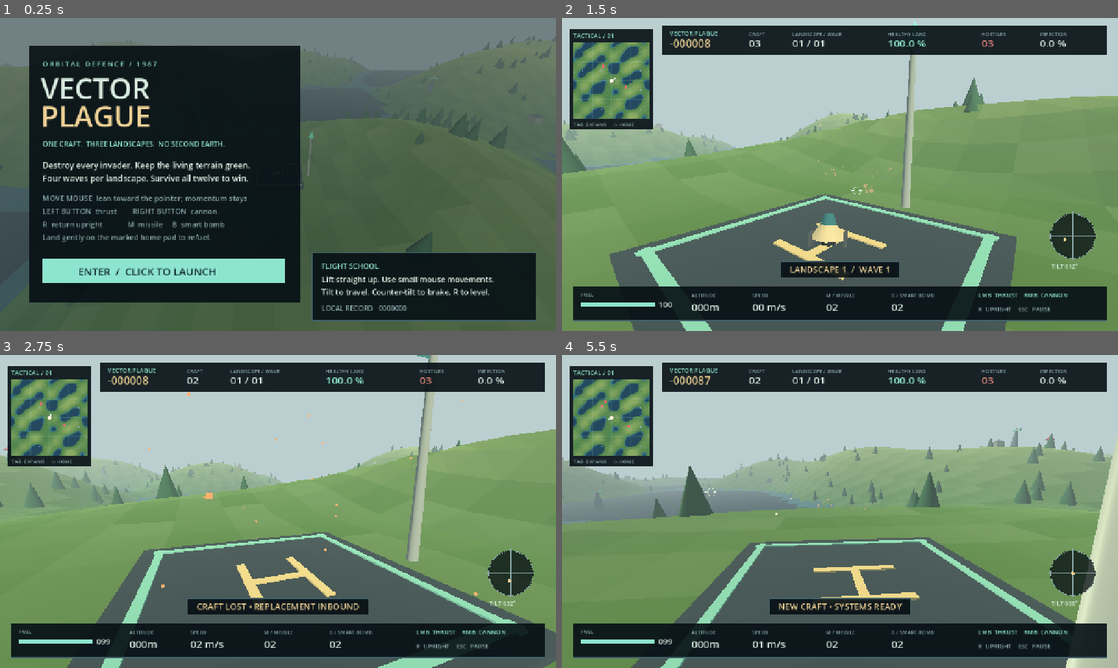
Above: before the commit, frames 1-4 (two rows, left to right).
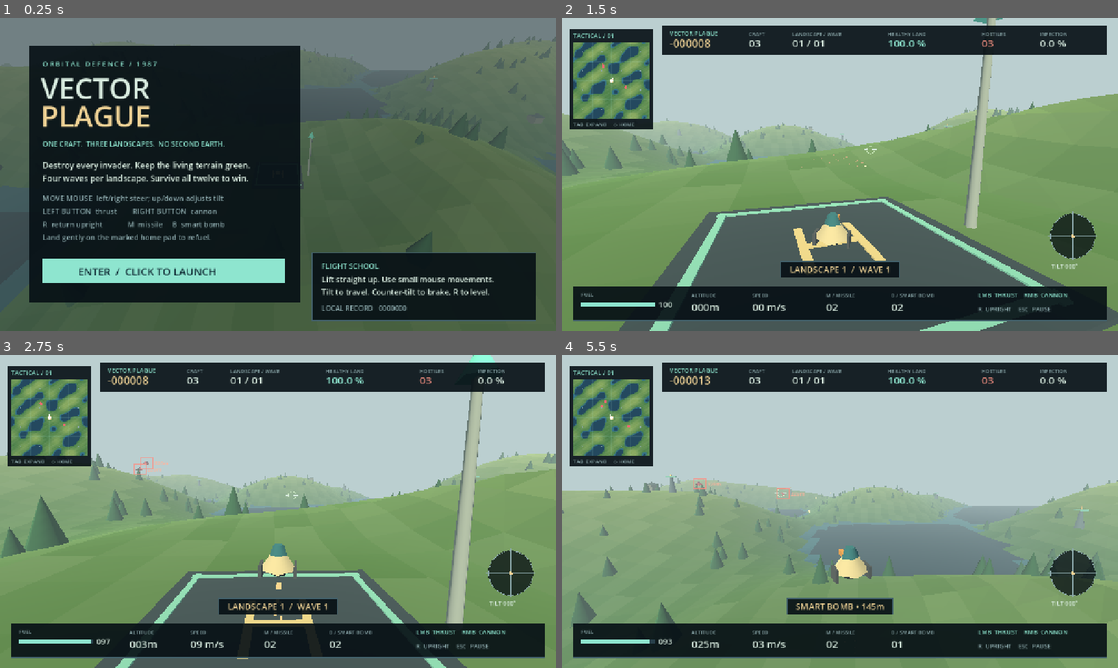
Above: after the commit, the same moments.

Repository: thokem74/V1ru3
Game: Godot game, scene res://scenes/main.tscn
Same seed, same stepped clock (60 frames per second), same inputs: the game is played once before the commit and once after it.
Inputs (mouse positions are in pixels of both pictures, inside the frame that each line leads up to):
- Up to frame 1 (0.25 s): no input
- Up to frame 2 (1.5 s): tap Enter (start) at 0.5 s; move the mouse to (962, 158) at 0.52 s; hold D (right) 0.53-1.28 s; hold Right mouse button (fire) 0.53-1.28 s; tap R (center) at 0.6 s; click (962, 158) at 0.67 s; move the mouse to (812, 174) at 1.27 s; hold A (left) from 1.28 s (still down); right-click (812, 174) at 1.35 s
- Up to frame 3 (2.75 s): click (250, 511) at 1.55 s; move the mouse to (289, 505) at 2.02 s; release A (left) at 2.03 s; press the mouse at (289, 505) at 2.03 s; hold D (right) from 2.03 s (still down); tap R (center) at 2.3 s
- Up to frame 4 (5.5 s): move the mouse to (834, 517) at 2.77 s; release the mouse at (834, 517) at 2.78 s; tap B (bomb) at 2.85 s; click (834, 517) at 2.92 s; right-click (834, 517) at 3.05 s; move the mouse to (878, 514) at 3.52 s; release D (right) at 3.53 s; press the mouse at (878, 514) at 3.53 s; hold A (left) from 3.53 s (still down); tap R (center) at 3.6, 4.55 s; move the mouse to (795, 508) at 4.27 s; release the mouse at (795, 508) at 4.28 s; tap W (dip) at 4.35 s; click (795, 508) at 4.42 s; move the mouse to (845, 511) at 5.02 s; hold Right mouse button (fire) from 5.03 s (still down); click (845, 511) at 5.17 s

The runs differ from the first frame. In frame 1, 0.3% of the frame differs, in the area x 18-45%, y 56-60%; in frame 2, 15%; in frame 3, 25%; in frame 4, 52%, in the area x 0-100%, y 6-100%.

Commit message:
left/right control improved

Diff:
--- a/scripts/player/lander_controller.gd
+++ b/scripts/player/lander_controller.gd
@@ -3,13 +3,16 @@
 signal player_died
 @export_group("Classic flight")
 @export var mouse_sensitivity := 0.28
+@export var mouse_heading_sensitivity := 0.10
+@export var heading_response := 24.0
+@export var heading_damping := 12.0
 @export var virtual_mouse_radius := 240.0
 @export var max_declination := 172.0
 @export_range(0.0, 0.2) var mouse_deadzone := 0.04
 @export_range(1.0, 3.0) var tilt_curve := 1.5
 @export var orientation_response := 22.0
 @export var orientation_damping := 10.0
-@export var max_heading_rate := 85.0
+@export var max_heading_rate := 45.0
 @export var max_tilt_rate := 100.0
 @export var gravity := 10.0
 @export var thrust_acceleration := 24.0
@@ -19,6 +22,7 @@
 var virtual_mouse_offset := Vector2.ZERO
 var velocity := Vector3.ZERO
 var yaw := 0.0
+var requested_heading := 0.0
 var tilt := 0.0
 var yaw_velocity := 0.0
 var tilt_velocity := 0.0
@@ -39,12 +43,18 @@
 func respawn() -> void:
  position=game.terrain.home+Vector3.UP*1.35
  velocity=Vector3.ZERO; virtual_mouse_offset=Vector2.ZERO
- yaw=0; tilt=0; yaw_velocity=0; tilt_velocity=0
+ yaw=0; requested_heading=0; tilt=0; yaw_velocity=0; tilt_velocity=0
  basis=Basis.IDENTITY
  fuel=100; alive=true; landed=true; grace=1.5
  show(); shadow.show()
 func mouse_motion(relative: Vector2) -> void:
- virtual_mouse_offset=(virtual_mouse_offset+relative*mouse_sensitivity).limit_length(virtual_mouse_radius)
+ # Relative steering avoids the polar singularity: a tiny sideways movement
+ # near upright must not ask for a 90-degree compass turn.
+ requested_heading=wrapf(requested_heading-deg_to_rad(relative.x*mouse_heading_sensitivity),-PI,PI)
+ var radius := clampf(virtual_mouse_offset.length()-relative.y*mouse_sensitivity,0,virtual_mouse_radius)
+ set_attitude_input(radius)
+func set_attitude_input(radius: float) -> void:
+ virtual_mouse_offset=Vector2(-sin(requested_heading),-cos(requested_heading))*radius
 func requested_tilt() -> float:
  # A soft center gives precision for hovering/landing without losing full inversion.
  var radius := virtual_mouse_offset.length()/virtual_mouse_radius
@@ -53,20 +63,17 @@
 func step(dt: float) -> void:
  if not alive: return
  grace=maxf(0,grace-dt)
- if Input.is_action_just_pressed("center"): virtual_mouse_offset=Vector2.ZERO
+ if Input.is_action_just_pressed("center"):
+  virtual_mouse_offset=Vector2.ZERO
+  requested_heading=yaw
  var turn := Input.get_axis("left","right")
  var pitch := Input.get_axis("raise","dip")
  if turn!=0 or pitch!=0:
-  var direction := atan2(-virtual_mouse_offset.x,-virtual_mouse_offset.y)
-  if virtual_mouse_offset.length()<0.1: direction=yaw
-  direction-=turn*dt*1.6
+  requested_heading=wrapf(requested_heading-turn*dt*1.6,-PI,PI)
   var radius := clampf(virtual_mouse_offset.length()+pitch*dt*65,0,virtual_mouse_radius)
-  virtual_mouse_offset=Vector2(-sin(direction),-cos(direction))*radius
-  if radius<0.1: yaw-=turn*dt*1.6
- var target_yaw := yaw
- if virtual_mouse_offset.length()>virtual_mouse_radius*mouse_deadzone: target_yaw=atan2(-virtual_mouse_offset.x,-virtual_mouse_offset.y)
+  set_attitude_input(radius)
  var target_tilt := requested_tilt()
- yaw_velocity+=(angle_difference(yaw,target_yaw)*orientation_response-yaw_velocity*orientation_damping)*dt
+ yaw_velocity+=(angle_difference(yaw,requested_heading)*heading_response-yaw_velocity*heading_damping)*dt
  tilt_velocity+=((target_tilt-tilt)*orientation_response-tilt_velocity*orientation_damping)*dt
  yaw_velocity=clampf(yaw_velocity,-deg_to_rad(max_heading_rate),deg_to_rad(max_heading_rate))
  tilt_velocity=clampf(tilt_velocity,-deg_to_rad(max_tilt_rate),deg_to_rad(max_tilt_rate))
--- a/scripts/ui/hud.gd
+++ b/scripts/ui/hud.gd
@@ -96,7 +96,7 @@
   var width := font.get_string_size(status,HORIZONTAL_ALIGNMENT_LEFT,-1,20).x
   panel(Rect2(640-width/2-20,560,width+40,38))
   text(Vector2(640-width/2,586),status,20,GOLD)
- # Virtual mouse instrument: center dot marks the neutral input zone.
+ # Attitude instrument: center dot marks the neutral tilt zone.
  var center := Vector2(1176,502)
  draw_circle(center,52,Color(0.02,0.05,0.07,0.75))
  draw_arc(center,51,0,TAU,48,MUTED,1)
@@ -129,7 +129,7 @@
  text(Vector2(98,296),"ONE CRAFT.  THREE LANDSCAPES.  NO SECOND EARTH.",16,AQUA)
  text(Vector2(98,346),"Destroy every invader. Keep the living terrain green.",19)
  text(Vector2(98,376),"Four waves per landscape. Survive all twelve to win.",19)
- text(Vector2(98,421),"MOVE MOUSE  lean toward the pointer; momentum stays",17,MUTED)
+ text(Vector2(98,421),"MOVE MOUSE  left/right steer; up/down adjusts tilt",17,MUTED)
  text(Vector2(98,451),"LEFT BUTTON  thrust        RIGHT BUTTON  cannon",17,MUTED)
  text(Vector2(98,481),"R  return upright             M  missile     B  smart bomb",17,MUTED)
  text(Vector2(98,511),"Land gently on the marked home pad to refuel.",17,MUTED)
--- a/tests/run_tests.gd
+++ b/tests/run_tests.gd
@@ -46,6 +46,15 @@
   check(flight.requested_tilt()>=previous_tilt,"Tilt curve is monotonic")
   previous_tilt=flight.requested_tilt()
  check(is_equal_approx(rad_to_deg(previous_tilt),flight.max_declination),"Gentler control preserves full inversion range")
+ flight.requested_heading=0
+ flight.virtual_mouse_offset=Vector2.ZERO
+ flight.mouse_motion(Vector2(100,-100))
+ check(is_equal_approx(rad_to_deg(flight.requested_heading),-10),"Horizontal motion is proportional rather than an absolute compass jump")
+ var lean := flight.requested_tilt()
+ flight.mouse_motion(Vector2(-200,0))
+ check(is_equal_approx(lean,flight.requested_tilt()),"Horizontal steering preserves tilt")
+ flight.mouse_motion(Vector2(100,0))
+ check(absf(flight.requested_heading)<0.00001,"Opposite mouse motions cancel exactly")
  flight.free()
  var score := ScoreManager.new()
  score.cannon(); check(score.score==-1,"Cannon costs a point even at zero score")
--- a/tests/smoke_test.gd
+++ b/tests/smoke_test.gd
@@ -28,12 +28,23 @@
  var p: LanderController=game.player
  p.mouse_motion(Vector2(12,0))
  for i in range(30): p.step(1.0/60)
- check(absf(p.yaw)<0.001 and absf(p.tilt)<0.001,"Mouse jitter cannot spin or tilt the craft near neutral")
- p.virtual_mouse_offset=Vector2(240,0)
+ check(absf(p.yaw)<deg_to_rad(1.3) and absf(p.tilt)<0.001,"Small horizontal input produces only a small turn and no tilt")
+ p.mouse_motion(Vector2(1800,-1000))
  for i in range(60):
   p.step(1.0/60)
   check(absf(p.yaw_velocity)<=deg_to_rad(p.max_heading_rate)+0.001,"Heading speed remains bounded on abrupt mouse input")
  check(absf(p.tilt)<p.requested_tilt(),"Damped orientation approaches its target without overshoot")
+ p.respawn()
+ p.mouse_motion(Vector2(100,0))
+ for i in range(180): p.step(1.0/60)
+ check(absf(rad_to_deg(p.yaw)+10)<0.1,"100 horizontal pixels settle at a predictable 10-degree turn")
+ var held_heading := p.yaw
+ for i in range(120): p.step(1.0/60)
+ check(absf(rad_to_deg(p.yaw-held_heading))<0.1,"Stopping the mouse holds heading without ongoing turning")
+ p.mouse_motion(Vector2(-100,0))
+ for i in range(180): p.step(1.0/60)
+ check(absf(rad_to_deg(p.yaw))<0.1,"Equal opposite input reliably returns heading")
+ check(p.tilt==0,"Horizontal steering does not introduce tilt")
  p.respawn()
  p.fuel=50
  for i in range(60): p.step(1.0/60)
Not shown, changed: README.md
